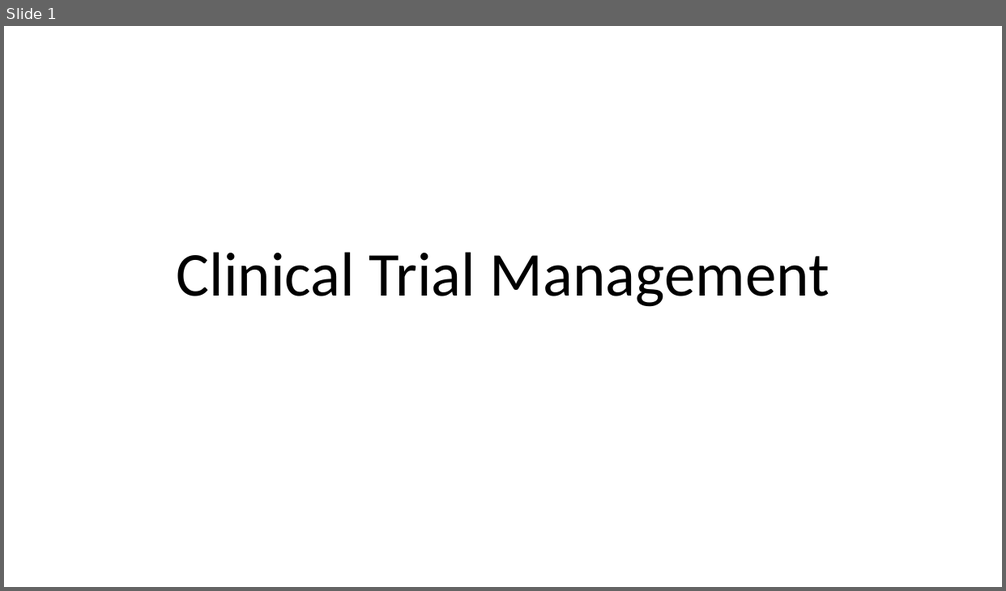
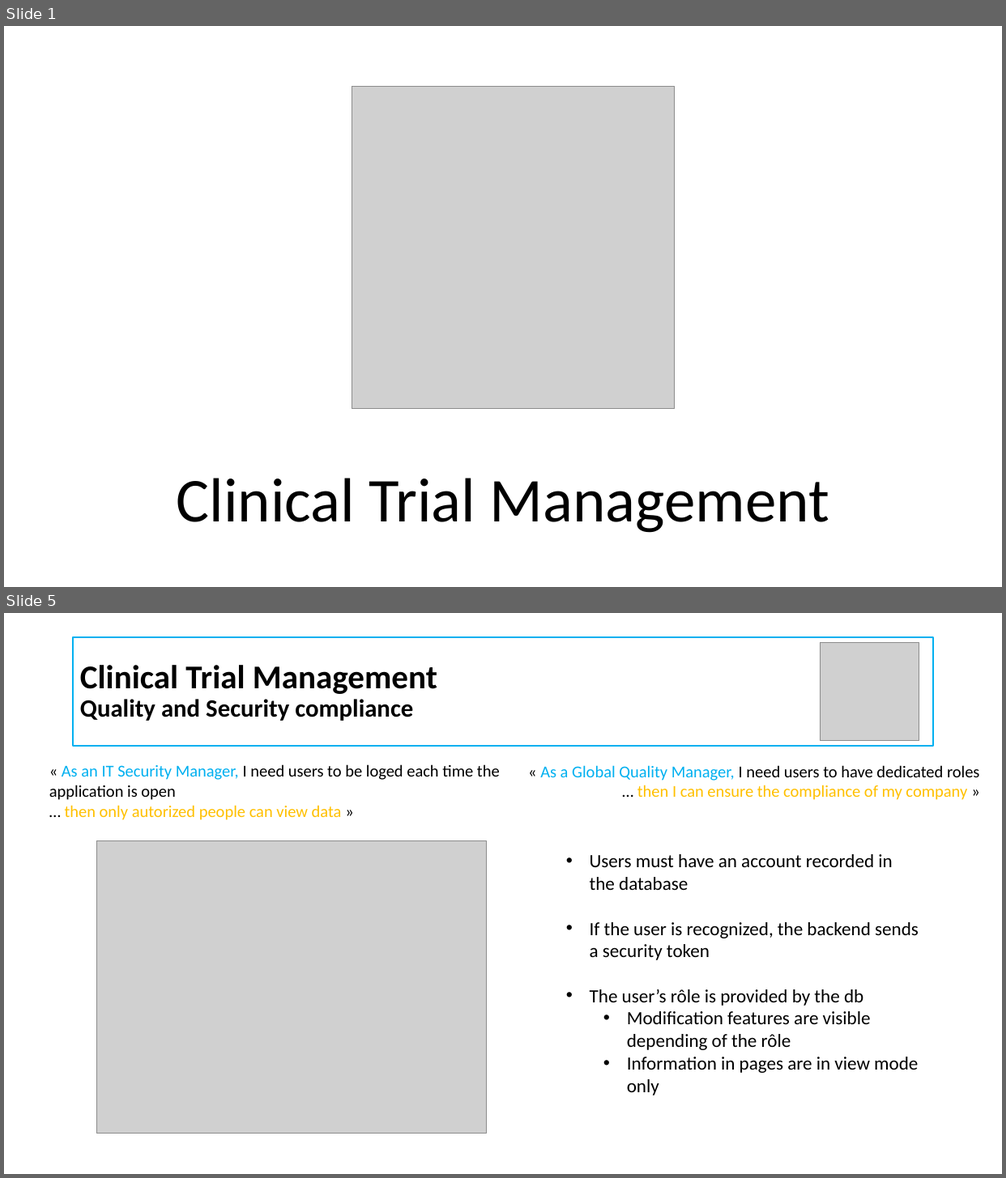
Before and after one commit to Pat-V/CTM2, a slide deck: CTM.pptx. Shown one above the other, each under a label of ours: slide 1 before the commit, slides 1 and 5 after it; the slides between them are not shown. The pictures are 1006x591 and 1006x1178 pixels, drawn with LibreOffice and Linux fonts; fonts in the diff are those of the drawing; grey boxes stand for pictures. Boxes give left, top, right and bottom in pixels: in the first picture for what was removed or moved away, otherwise in the second. Text is boxed around its words. In the diff, an @@ line names an element or a change of style, - is before the commit and + after.

```diff
--- a/CTM.pptx
+++ b/CTM.pptx
@@ slide 5 added at (4, 613, 1002, 1174), background #FFFFFF @@
@@ title added at (73, 637, 934, 746), outline #00B0F0 1.5 pt, 24 pt, text #000000, bold @@
+Clinical Trial Management
+Quality and Security compliance
@@ picture added at (820, 642, 919, 741) @@
@@ text added at (49, 764, 500, 820), 16 pt, text #000000 @@
+« As an IT Security Manager, I need users to be loged each time the application is open
+… then only autorized people can view data »
@@ text added at (540, 765, 979, 800), 16 pt, text #FFC000 @@
+« As a Global Quality Manager, I need users to have dedicated roles
+… then I can ensure the compliance of my company »
@@ picture added at (96, 841, 486, 1134) @@
@@ text added at (590, 854, 918, 1096), 18 pt, text #000000 @@
+• Users must have an account recorded in the database
+• If the user is recognized, the backend sends a security token
+• The user’s rôle is provided by the db
+  • Modification features are visible depending of the rôle
+  • Information in pages are in view mode only
@@ slide 1 changed as well @@
@@ picture added at (352, 86, 675, 408) @@
@@ title "Clinical Trial Management": place and size @@
-title "Clinical Trial Management" at (176, 252, 829, 307)
+title "Clinical Trial Management" at (176, 478, 829, 533)
```
Also in this commit, not shown: 5 other slides added, 1 slide removed, 15 other files.
